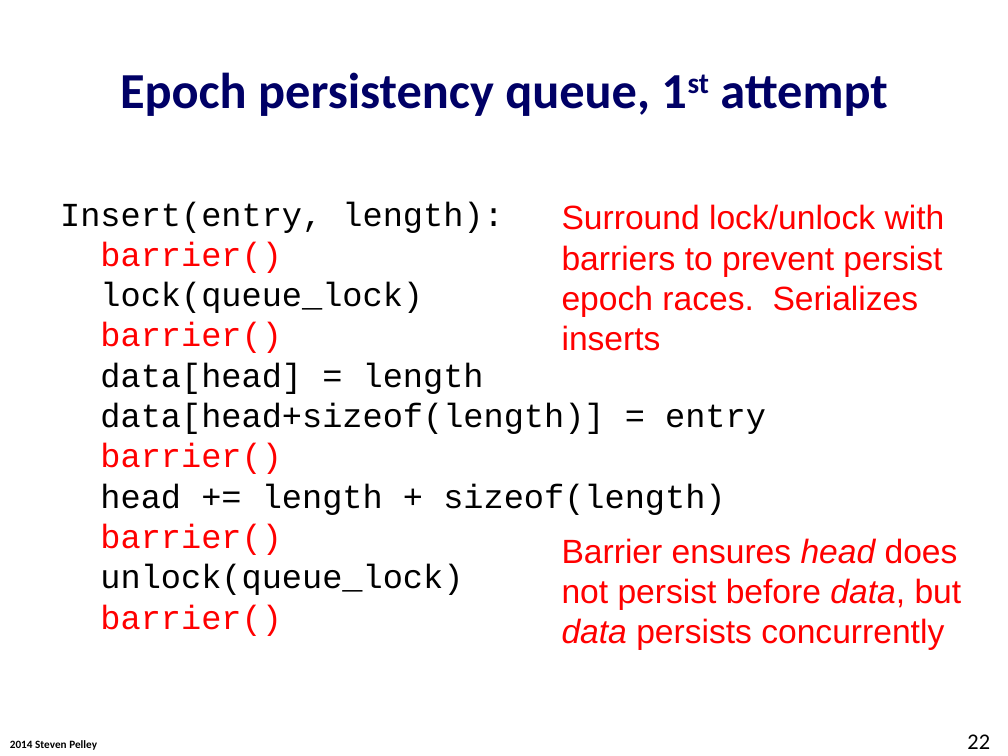
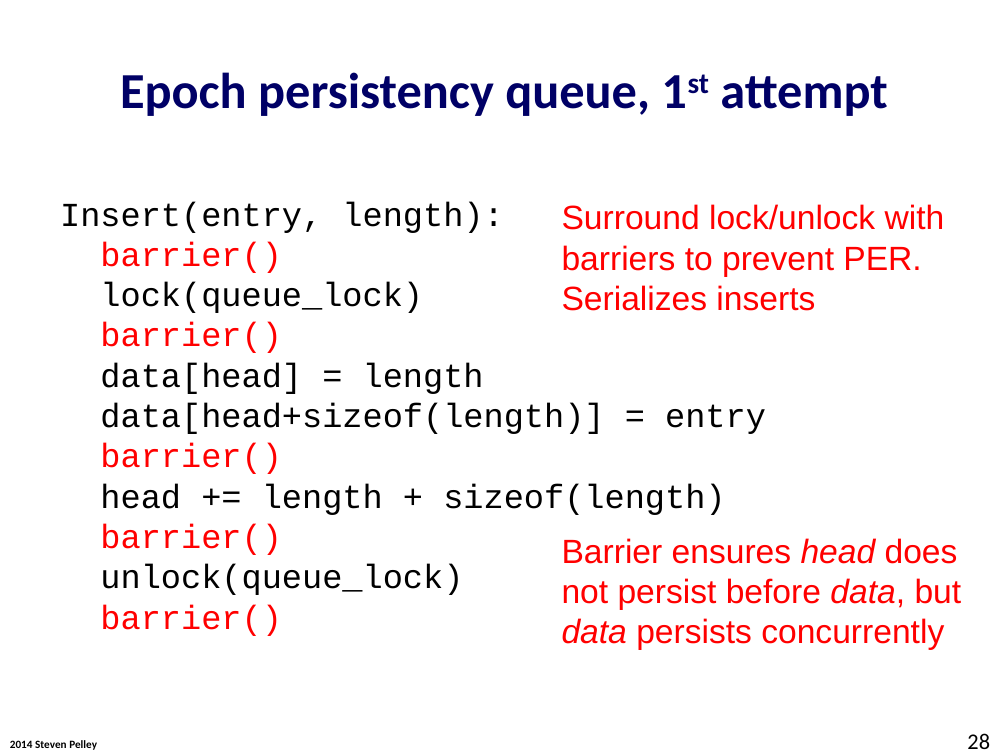
Before and after one commit to Abulila/dissertation, a slide deck: slide 28 of proposal/defense.pptx (slide 22 before the commit). Drawn at 1008x756 pixels with LibreOffice and Linux fonts; fonts in the diff are those of the drawing; background and template pictures are left out. Boxes give left, top, right and bottom in pixels: in the first picture for what was removed or moved away, otherwise in the second. Text is boxed around its words. In the diff, an @@ line names an element or a change of style, - is before the commit and + after.

Commit message:
defense.pptx: persistency definition and backup slides

```diff
--- a/proposal/defense.pptx
+++ b/proposal/defense.pptx
@@ text at [562, 204, 945, 311]: text changed @@
-Surround lock/unlock with
-barriers to prevent persist
-epoch races. Serializes inserts
+Surround lock/unlock with
+barriers to prevent PER. Serializes inserts
@@ page number at [967, 733, 990, 749]: text changed @@
-22
+28
```
Also in this commit, not shown: 15 other slides changed, 9 slides added.
